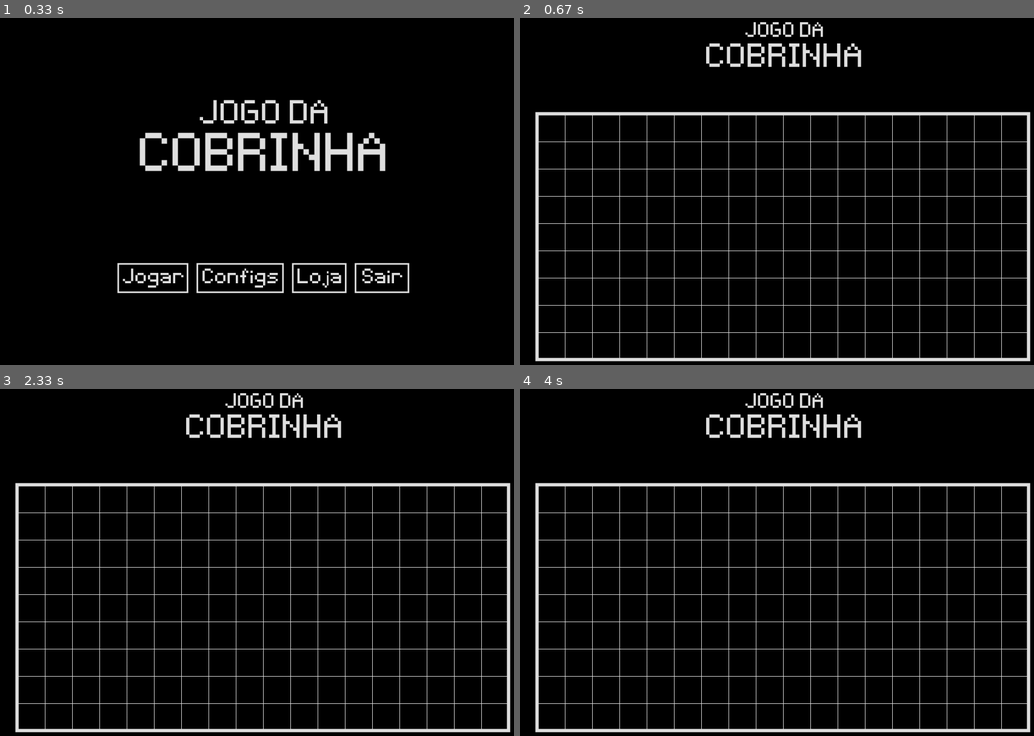
Above: before the commit, frames 1-4 (two rows, left to right).
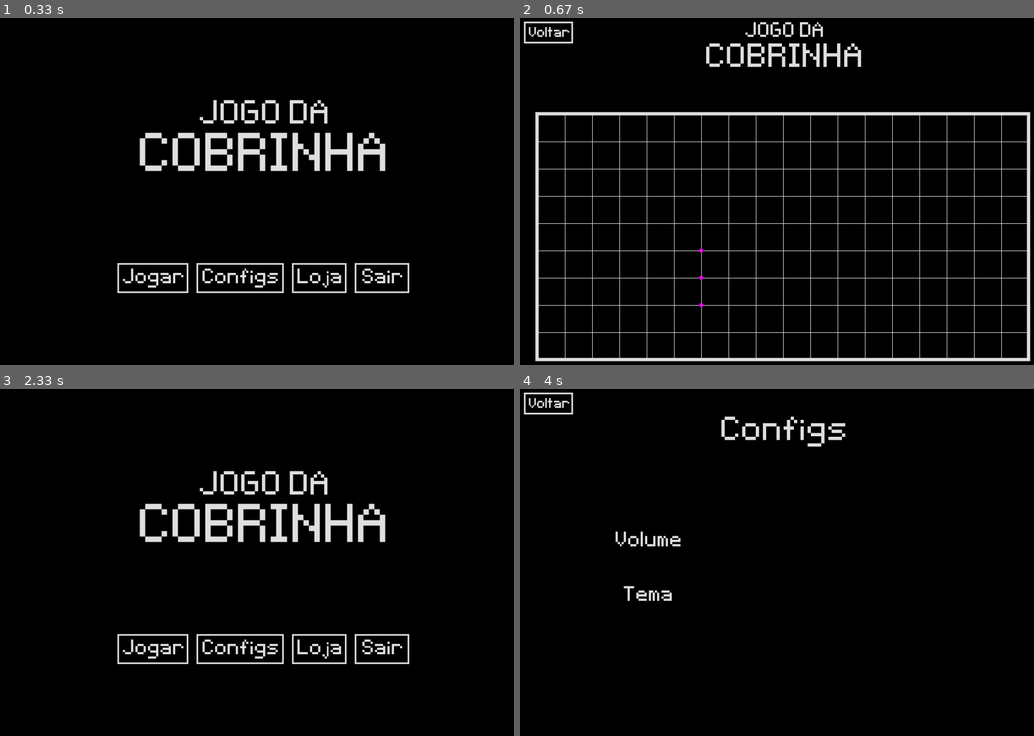
Above: after the commit, the same moments.

Repository: GiovanniDaldegan/jogo-da-cobrinha-pygame
Game: pygame game, started from scripts/main.py
The game is run twice, just before and just after one commit, with the same random seed, the same clock (stepped at 60 frames per second) and the same inputs.
Inputs (mouse positions are in pixels of both pictures, inside the frame that each line leads up to):
- Up to frame 1 (0.33 s): no input
- Up to frame 2 (0.67 s): click "Jogar" at 0.38 s
- Up to frame 3 (2.33 s): tap Enter at 0.67 s; hold Right 1-1.47 s; hold Up 1.5-1.97 s; press the mouse at (30, 402) at 2.03 s; move the mouse to (87, 545) at 2.13 s; release the mouse at (143, 687) at 2.27 s
- Up to frame 4 (4 s): press the mouse at (838, 649) at 2.37 s; move the mouse to (725, 583) at 2.47 s; release the mouse at (612, 517) at 2.6 s; press the mouse at (550, 402) at 2.7 s; move the mouse to (648, 468) at 2.8 s; release the mouse at (751, 534) at 2.93 s; click (674, 649) at 3.05 s, where only the run after the commit has a clickable "Jogar"; press the mouse at (550, 402) at 3.37 s; move the mouse to (684, 447) at 3.47 s; release the mouse at (818, 493) at 3.6 s; press the mouse at (761, 649) at 3.7 s; move the mouse to (797, 614) at 3.8 s; release the mouse at (838, 583) at 3.93 s

Frame 1 is identical in both runs. In frame 2, 0.3% of the frame differs, in the area x 0-36%, y 1-84%; in frame 3, 11%, in the area x 2-100%, y 1-99%; in frame 4, 7.8%.

Commit message:
26/07 - velocidade do jogo, atualização da cobra
O script "game.py", agora, controla quando a cena do jogo é atualizada (considerando que também altera a velocidade em que isso ocorre).

Além disso, mudei a forma em que a cobra se moveria. Antes, a direção de cada segmento dela era uma lista com 4 itens, um para cada lado do quadrado (esquerdo, superior, direito, inferior) onde o segmento se encontra, sendo que cada um poderia assumir um entre 3 valores.

Nesse sistema anterior, -1 significa que o segmento saiu pelo respectivo lado, 0 que o segmento nem passou por ele, e 1 quer dizer que é por aquele lado que o segmento vai seguir.

Agora, a direção do segmento possui 2 itens: o primeiro indica por onde o segmento saiu, enquanto o seguindo, por qual lado sairá (ambos indo de 0 a 3, partindo do lado esquerdo e seguindo no sentido horário).

Obviamente, isso muda o algoritmo que move a cobra. A função "addSegment()" agora funciona perfeitamente (apenas o update da cobra não atualiza corretamente os segmentos após a cabeça).

Obs.:
- Agora as camadas da cena de jogo são:
  [<setup>, <interface>, <cobra>, <etc.>]
- Há uma classe específica para criar uma grade.
- Já há um loop para lidar com os futuros itens que surgirão na grade.

Diff:
--- a/scripts/input.py
+++ b/scripts/input.py
@@ -1,11 +1,8 @@
 import pygame
+
 
 def handleInput(events):
 
 	for event in events:
 		if event.type == pygame.KEYDOWN:
 			return event.key
-
-		# if event.type == pygame.MOUSEBUTTONDOWN:
-		# 	if rect.collidepoint(event.pos):
-		# 		return True
--- a/scripts/interface.py
+++ b/scripts/interface.py
@@ -11,3 +11,5 @@
 
 				if function[0] == "switch":
 					scene_manager.setScene(base_path, layers, int(function[1]))
+
+# TODO: toggle, slider
--- a/scripts/objects/grid.py
+++ b/scripts/objects/grid.py
@@ -1,3 +1,30 @@
+from objects import geometry
+
+
 class Grid():
-    def __init__(self):
-        self.lines
+	def __init__(self, grid_origin, grid_size, unit_size, colors, width):
+		self.lines = []
+
+		for i in range(1, int(grid_size[0] / unit_size)):
+			self.lines.append(geometry.Line(
+				colors[1],
+				(grid_origin[0] + i * unit_size, grid_origin[1]),
+				(grid_origin[0] + i * unit_size, grid_origin[1] + grid_size[1]),
+				width
+			))
+
+		for j in range(1, int(grid_size[1] / unit_size)):
+			self.lines.append(geometry.Line(
+				colors[0],
+				(grid_origin[0], grid_origin[1] + j * unit_size),
+				(grid_origin[0] + grid_size[0], grid_origin[1] + j * unit_size),
+				width
+			))
+
+			# geometry.Line(
+			# 	(grid_origin[0] + (1 + i) * unit_size, grid_origin[1]),
+			# 	(grid_origin[0] + (1 + i) * unit_size, grid_origin[1] + grid_size[1]), 1)
+
+			# geometry.Line(
+			# 	(grid_origin[0], grid_origin[1] + (1 + j) * unit_size),
+			# 	(grid_origin[0] + grid_size[0], grid_origin[1] + (1 + j) * unit_size), 1)
--- a/scripts/objects/snake.py
+++ b/scripts/objects/snake.py
@@ -1,61 +1,81 @@
 from random import randint
-
-def oneWayOrAnother():
-	return [1, -1][randint(0, 1)]
 
 
 class Snake():
 	def __init__(self, grid_size, unit_size):
 		grid_units = (int(grid_size[0] / unit_size), int(grid_size[1] / unit_size))
 
-		self.size = 3
-		self.direction = [0, 0, 0, 0]
-		rand_index = randint(0, 3)
+		self.lives = 2
+		self.size = 1
+		front = randint(0, 3)
+		self.direction = [front, 0]
 
-		if rand_index <= 1:
-			self.direction[rand_index] = oneWayOrAnother()
-			self.direction[rand_index + 2] = - self.direction[rand_index]
-		elif rand_index >= 2:
-			self.direction[rand_index] = oneWayOrAnother()
-			self.direction[rand_index - 2] = - self.direction[rand_index]
+		if front < 2:
+			self.direction[1] = self.direction[0] + 2
+		else:
+			self.direction[1] = self.direction[0] - 2
 
 		self.head = [
 			self.direction,
 			[
-				randint(2, grid_units[0] - 2),
-				randint(2, grid_units[1] - 2)
+				randint(2, grid_units[0] - 3),
+				randint(2, grid_units[1] - 3)
 			]
 		]
 		self.segments = [self.head]
 		self.addSegment()
-
-		# print(self.segments, end="\n\n")
+		self.addSegment()
 
 
 	def update(self):
+		# Update nexts segments
+		# for i in range(1, len(self.segments)):
+		# 	self.segments[i] = self.segments[i - 1]
 
-		# Update position
-		for i in range(len(self.segments) - 1, 1, -1):
-			self.segments[i] = self.segments[i - 1]
+		x = y = 0
 
-		## Head
-		direction = self.segments[0][0].index(1)
-		if direction == 0:
-			self.segments[0][1][0] += 1
-		elif direction == 1:
-			self.segments[0][1][1] += 1
-		elif direction == 2:
-			self.segments[0][1][0] -= 1
+		# Update head
+		if self.segments[0][0][1] == 0:
+			x = -1
+		elif self.segments[0][0][1] == 2:
+			x = 1
+		elif self.segments[0][0][1] == 1:
+			y = -1
 		else:
-			self.segments[0][1][1] -= 1
+			y = 1
+
+		self.segments[0][1][0] += x
+		self.segments[0][1][1] += y
+
+
+
+
+		## The following segments
+		#for i in range(1, len(self.segments)):
+		#	self.segments[i] = self.segments[i - 1]
 
 
 	def setDirection(self):
-		self.direction = [0, 0, 0, 0]
+		self.direction = [0, 0]
 
 
 	def addSegment(self):
 		self.size += 1
-		self.segments.append([
-			self.segments[-1][0], [self.segments[-1][1][0] - self.segments[-1][0][0], self.segments[-1][1][0] - self.segments[-1][0][1]]
-		])
+		x = y = 0
+
+		if self.segments[-1][0][0] == 0:
+			x = 1
+		elif self.segments[-1][0][0] == 2:
+			x = -1
+		elif self.segments[-1][0][0] == 1:
+			y = 1
+		else:
+			y = -1
+
+		self.segments.append( [
+			self.segments[-1][0],
+			[
+				self.segments[-1][1][0] + x,
+				self.segments[-1][1][1] + y
+			]
+		] )
--- a/scripts/render.py
+++ b/scripts/render.py
@@ -32,7 +32,9 @@
 				for i in range(len(obj.text.lines)):
 					SCREEN.blit(obj.text.lines[i], obj.text.rects[i])
 
-			#elif obj_class == "Snake":
+			elif obj_class == "Grid":
+				for i in obj.lines:
+					pygame.draw.line(SCREEN, i.color, i.start, i.end, i.width)
 
 
 	pygame.display.update()
--- a/scripts/scenes/game.py
+++ b/scripts/scenes/game.py
@@ -3,18 +3,26 @@
 from interface import handleInterface
 from input import handleInput
 from fonts import initializeFonts
-from objects import geometry, text, snake
+from objects import geometry, text, snake, button, grid
 
 
 class GameScene():
 	def __init__(self, source_path, layers):
-		self.game_speed = 1
-		# game_frame = pygame.USEREVENT + 1
+		layers.append([]) # layers[2] | snake
+		layers.append([]) # layers[#] | etc
 
 		_fonts = initializeFonts(source_path)
 
-		# TODO: garantir que a grade tenha, pelo menos, dimensões 3x3
-		# Grid
+		# Time track & game speed
+		self.game_speed = 1
+
+		self.acceleration_timer = pygame.USEREVENT + 1
+		pygame.time.set_timer(self.acceleration_timer, 10000)
+
+		self.first_frame = pygame.time.get_ticks()
+		self.last_frame = self.first_frame
+
+		# General grid variables
 		grid_size = SETTINGS["GRID_SIZE"]
 		unit_size = SETTINGS["UNIT_SIZE"]
 		grid_origin = SETTINGS["GRID_ORIGIN"]
@@ -30,34 +38,91 @@
 		# Borders
 		r0 = geometry.Rectangle(COLORS["light_gray"], (46, 196), (907, 457), 6)
 
-		# TODO: organizar o setup das camadas
+		# TODO: make sure the grid is at least 3x3
+		# Grid
+		grame_grid = grid.Grid(grid_origin, grid_size, unit_size, (COLORS["light_gray"], COLORS["light_gray"]), 1)
+
+		# Interface
+		back_button = button.Button(
+			(70, 50),
+			text.Text(
+				[ { "font": _fonts["font3"], "content": "Voltar", "pos": (2, 2), "color": COLORS["light_gray"] } ],
+			), geometry.Rectangle(COLORS["light_gray"], (0, 0), (90, 40), 3), "switch 0"
+		)
+
+		# Game objects
+		self.items = []
+
+		self.snake = snake.Snake(grid_size, unit_size)
+
 
 		layers[0].append(title)
 		layers[0].append(r0)
-
-		for i in range(int(grid_size[0] / unit_size) - 1):
-			layers[0].append(geometry.Line(COLORS["light_gray"], (grid_origin[0] + (1 + i) * unit_size, grid_origin[1]), (grid_origin[0] + (1 + i) * unit_size, grid_origin[1] + grid_size[1]), 1))
-
-		for j in range(int(grid_size[1] / unit_size) - 1):
-			layers[0].append(geometry.Line(COLORS["light_gray"], (grid_origin[0], grid_origin[1] + (1 + j) * unit_size), (grid_origin[0] + grid_size[0], grid_origin[1] + (1 + j) * unit_size), 1))
+		layers[0].append(grame_grid)
+		layers[1].append(back_button)
 
 
 	def gameLoop(self, base_path, events, layers):
+
 		_input = handleInput(events)
 
+		this_tick = pygame.time.get_ticks()
 
-		# player.update()
-		"""
-		print(f"\n[ {player.segments[0][0]}, ", end="")
-		for i in range(len(player.segments)):
+		for event in events:
+			if event.type == self.acceleration_timer:
+				self.game_speed += 0.5 #NOTE: speed speeds too fast
+				print("AZERELA")
 
-			print(f"{player.segments[i][1]}", end=" ]")
+			if event.type == pygame.KEYDOWN:
+				print(event.key, pygame.K_RIGHT, pygame.K_DOWN, pygame.K_LEFT, pygame.K_UP)
 
-			layers[1].append(geometry.Circle(COLORS["pink"],
+				if event.key == pygame.K_RIGHT:
+					self.snake.direction = [0, 2]
+				if event.key == pygame.K_DOWN:
+					self.snake.direction = [1, 3]
+				if event.key == pygame.K_LEFT:
+					self.snake.direction = [2, 0]
+				if event.key == pygame.K_UP:
+					self.snake.direction = [3, 1]
+
+		# Game slow fps update
+		if ((this_tick - self.last_frame) * self.game_speed) / 1000 >= 1:
+			self.last_frame = this_tick
+			self.snake.update()
+
+			for i in self.snake.segments:
+				print(i[1],end=", ")
+
+			layers[2].clear()
+
+
+			print("\nsamba")
+
+		# Snake
+		for i in range(len(self.snake.segments)):
+			layers[2].append(geometry.Circle(COLORS["pink"],
 					(
-						SETTINGS["GRID_ORIGIN"][0] + player.segments[i][1][0] * SETTINGS["UNIT_SIZE"],
-						SETTINGS["GRID_ORIGIN"][1] + player.segments[i][1][1] * SETTINGS["UNIT_SIZE"]
+						SETTINGS["GRID_ORIGIN"][0] + self.snake.segments[i][1][0] * SETTINGS["UNIT_SIZE"],
+						SETTINGS["GRID_ORIGIN"][1] + self.snake.segments[i][1][1] * SETTINGS["UNIT_SIZE"]
 					),
 					4
 				)
-			)"""
+			)
+
+		# for i in range(len(self.items)):
+		# 	layers[3].append(self.items[i].sprite)
+
+		# Check items
+		# for j in range(len(self.items)):
+		# 	if self.items[j].pos == self.snake.segments[1][1]:
+		# 		if type(self.items[j]).__name__ == "Apple":
+		# 			self.items.pop(j)
+
+		# 		if type(self.items[j]).__name__ == "Bomb":
+		# 			self.items.pop(j)
+
+		# NOTE: make a toggle and custom timer for bombs
+		# Bomb timers
+
+
+		# if self.snake.lives == 0: pygame.time.set_timer(self.acceleration_timer, 0)
--- a/scripts/scenes/settings.py
+++ b/scripts/scenes/settings.py
@@ -16,10 +16,10 @@
 		] )
 
 		back_button = button.Button(
-			(50, 20),
+			(70, 50),
 			text.Text(
 				[ { "font": _fonts["font3"], "content": "Voltar", "pos": (2, 2), "color": COLORS["light_gray"] } ],
-			), geometry.Rectangle(COLORS["light_gray"], (0, 0), (30, 20), 3), "switch 0"
+			), geometry.Rectangle(COLORS["light_gray"], (0, 0), (90, 40), 3), "switch 0"
 		)
 
 		# TODO: slider
@@ -35,3 +35,5 @@
 		layers[0].append(title)
 		layers[0].append(volume_text)
 		layers[0].append(theme_text)
+
+		layers[1].append(back_button)
--- a/scripts/scenes/store.py
+++ b/scripts/scenes/store.py
@@ -11,4 +11,12 @@
 			{ "font": _fonts["font1"], "content": "Loja", "pos": (504, 104), "color": COLORS["light_gray"] }
 		] )
 
+		back_button = button.Button(
+			(70, 50),
+			text.Text(
+				[ { "font": _fonts["font3"], "content": "Voltar", "pos": (2, 2), "color": COLORS["light_gray"] } ],
+			), geometry.Rectangle(COLORS["light_gray"], (0, 0), (90, 40), 3), "switch 0"
+		)
+
 		layers[0].append(title)
+		layers[1].append(back_button)
